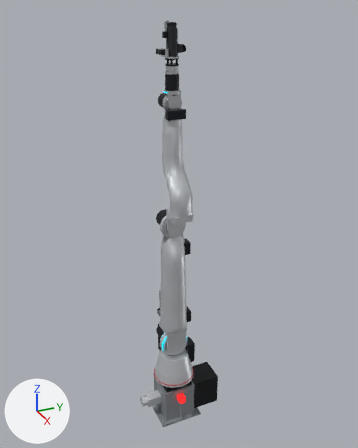
Two versions of the glTF model public/cad/charge_arm.depot.glb, one commit apart.
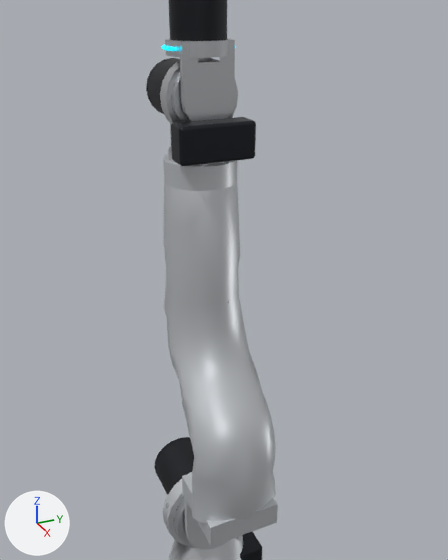
Old and new are each drawn whole from a 50 mm camera at (3.913, -1.698, 3.743) aimed at (-0.115, 0.115, 1.729) and again close up from a 50 mm camera at (1.263, -0.511, 3.117) aimed at (0.119, 0.003, 2.545). Arrows for +X, +Y and +Z are at lower left; the lights stay in place. The first two pictures are the older version. Where no turn or scale is listed for an object, it has been applied to the vertices. Vertices at exactly the same position are counted once.

The first close-up shows 'CHG-FOR#1', 'CHG-J3-HSG#1', 'CHG-J5-HSG#1', 'CHG-J6-HSG#1', 'CHG-PB6#1', 'CHG-UPR#1', 'CHG-WTB#1', 'CHG-YK5#1' and 7 more.
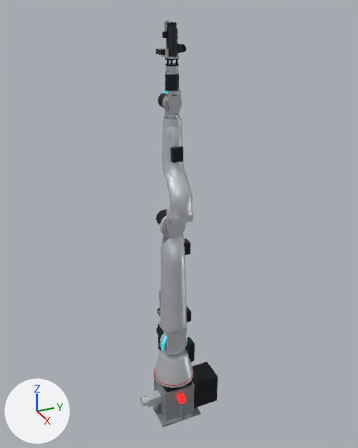
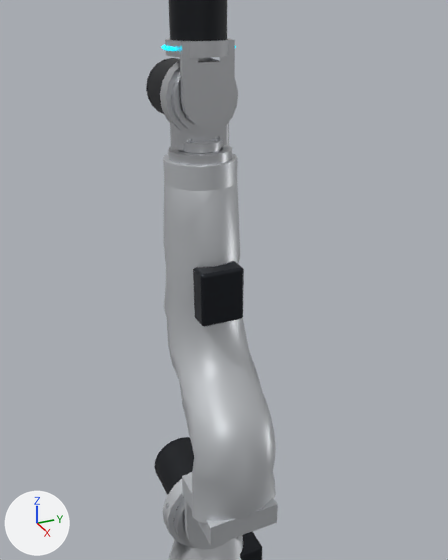
Changed parts and their boxes (x1, y1, x2, y2) in the close-ups (448 x 560 px):
'CHG-PB6#1', deleted
    before: (171, 117, 256, 166)
'CHG-PB5#1', reshaped (not visible before)
    after: (193, 261, 244, 327)
'CHG-YK5#1', unchanged, uncovered by the edit
    before: (160, 57, 238, 136)
    after: (160, 57, 238, 151)

The edits, one by one:
me_chg_pb5 is used by ob_chg_pb5_1; location (0.0, 0.0, 1.781).
me_chg_pb5 had 212 vertices, 420 faces and spanned x 0.045..0.1133, y -0.052..0.052, z 0.5574..0.6874.
me_chg_pb5 now has 139 vertices, 274 faces and spans x 0.0743..0.125, y -0.052..0.052, z 0.6574..0.7874.
me_chg_pb5 part 1: 212 vertices removed from x 0.045..0.1133, y -0.052..0.052, z 0.5574..0.6874; 139 vertices added at x 0.0743..0.125, y -0.052..0.052, z 0.6574..0.7874.
Object 'CHG-PB6#1' (ob_chg_pb6_1) is deleted.
